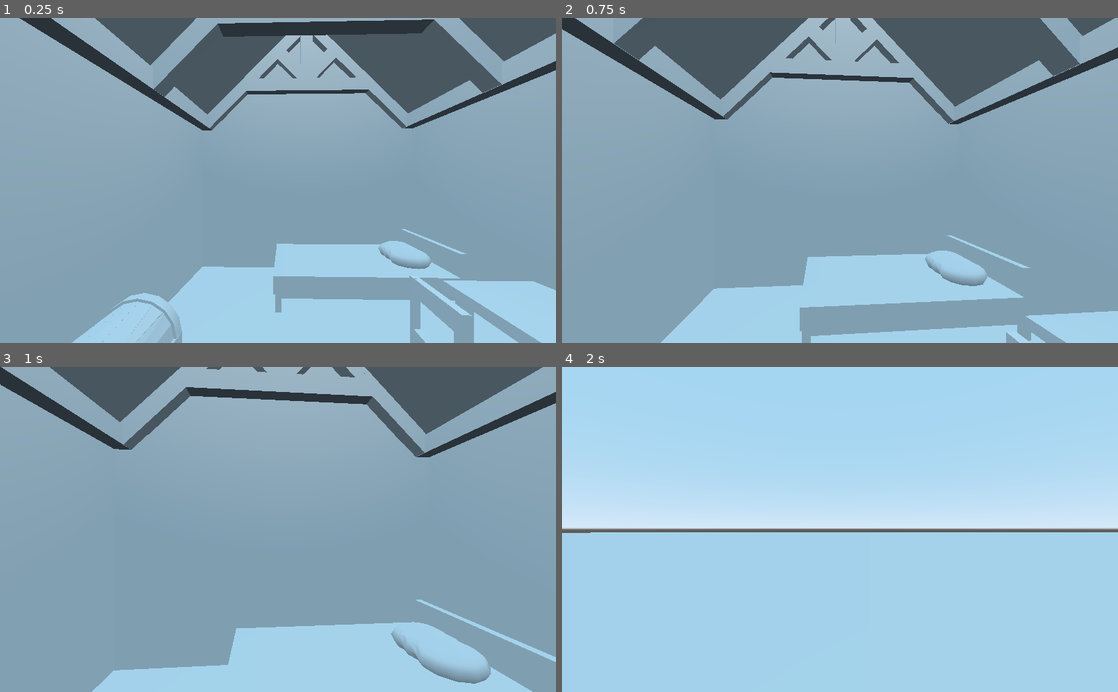
Above: before the commit, frames 1-4 (two rows, left to right).
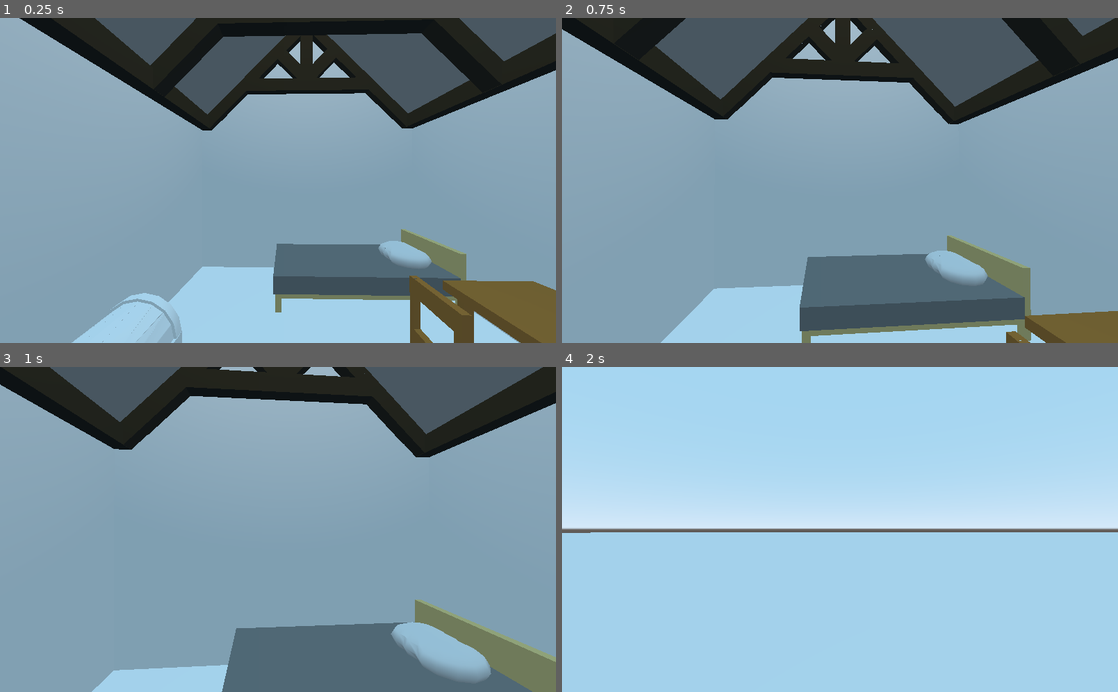
Above: after the commit, the same moments.

Repository: glang/Dungeon-City
Game: Godot game, scene res://City.tscn
The game is run twice, just before and just after one commit, with the same random seed, the same clock (stepped at 60 frames per second) and the same inputs.
Inputs (mouse positions are in pixels of both pictures, inside the frame that each line leads up to):
- Up to frame 1 (0.25 s): no input
- Up to frame 2 (0.75 s): tap Enter at 0.5 s; move the mouse to (867, 180) at 0.52 s; press the mouse at (867, 180) at 0.53 s; hold W (move_forward) from 0.53 s (still down)
- Up to frame 3 (1 s): keep holding W (move_forward)
- Up to frame 4 (2 s): keep holding W (move_forward); move the mouse to (812, 529) at 1.27 s; release the mouse at (812, 529) at 1.28 s; click (812, 529) at 1.35 s

The runs differ from the first frame. In frame 1, 22% of the frame differs, in the area x 3-100%, y 0-100%; in frame 2, 23%, in the area x 0-100%, y 0-100%; in frame 3, 20%; in frame 4, nothing differs.

Commit message:
added some colors to things

Diff:
--- a/City.tscn
+++ b/City.tscn
@@ -1,7 +1,12 @@
-[gd_scene load_steps=5 format=2]
+[gd_scene load_steps=10 format=2]
 
 [ext_resource path="res://Triangle Beams.tscn" type="PackedScene" id=1]
 [ext_resource path="res://Character.tscn" type="PackedScene" id=2]
+[ext_resource path="res://Wood.tres" type="Material" id=3]
+[ext_resource path="res://LightWood.tres" type="Material" id=4]
+[ext_resource path="res://DarkWood.tres" type="Material" id=5]
+[ext_resource path="res://White.tres" type="Material" id=6]
+[ext_resource path="res://Gray.tres" type="Material" id=7]
 
 [sub_resource type="PlaneMesh" id=1]
 
@@ -28,6 +33,7 @@
 
 [node name="Desk" type="CSGCombiner" parent="."]
 transform = Transform( 1, 0, 0, 0, 1, 0, 0, 0, 1, 0, 0.322292, -2.59412 )
+material_override = ExtResource( 3 )
 
 [node name="Tabletop" type="CSGBox" parent="Desk"]
 transform = Transform( 1, 0, 0, 0, 1, 0, 0, 0, 1, 0.00547469, 0.330021, -0.00364995 )
@@ -66,56 +72,66 @@
 width = 1.3
 height = 0.05
 depth = 2.1
+material = ExtResource( 4 )
 
 [node name="Matress" type="CSGBox" parent="Bed"]
 transform = Transform( 1, 0, 0, 0, 1, 0, 0, 0, 1, 4.76837e-07, 0.127416, -0.0462984 )
 width = 1.32
 height = 0.2
 depth = 2.05
+material = ExtResource( 7 )
 
 [node name="Bedboard" type="CSGBox" parent="Bed"]
 transform = Transform( 1, 0, 0, 0, 1, 0, 0, 0, 1, 0, 0.241147, 1.01435 )
 width = 1.3
 height = 0.5
 depth = 0.07
+material = ExtResource( 4 )
 
 [node name="Leg1" type="CSGBox" parent="Bed"]
 transform = Transform( 1, 0, 0, 0, 1, 0, 0, 0, 1, -0.613789, -0.0799153, -1.01531 )
 width = 0.07
 height = 0.2
 depth = 0.07
+material = ExtResource( 4 )
 
 [node name="Leg2" type="CSGBox" parent="Bed"]
 transform = Transform( 1, 0, 0, 0, 1, 0, 0, 0, 1, 0.613514, -0.0799153, -1.01531 )
 width = 0.07
 height = 0.2
 depth = 0.07
+material = ExtResource( 4 )
 
 [node name="Leg3" type="CSGBox" parent="Bed"]
 transform = Transform( 1, 0, 0, 0, 1, 0, 0, 0, 1, 0.615216, -0.0799153, 1.01509 )
 width = 0.07
 height = 0.2
 depth = 0.07
+material = ExtResource( 4 )
 
 [node name="Leg4" type="CSGBox" parent="Bed"]
 transform = Transform( 1, 0, 0, 0, 1, 0, 0, 0, 1, -0.614777, -0.0799153, 1.01478 )
 width = 0.07
 height = 0.2
 depth = 0.07
+material = ExtResource( 4 )
 
 [node name="Pillow" type="CSGCombiner" parent="Bed"]
 
 [node name="CSGSphere" type="CSGSphere" parent="Bed/Pillow"]
 transform = Transform( 1, 0, 0, 0, 0.501728, 0, 0, 0, 1, 0.137872, 0.285849, 0.672915 )
 radius = 0.25
+material = ExtResource( 6 )
 
 [node name="CSGSphere2" type="CSGSphere" parent="Bed/Pillow"]
 transform = Transform( 1, 0, 0, 0, 0.5, 0, 0, 0, 1, 0.00268722, 0.285849, 0.672915 )
 radius = 0.25
+material = ExtResource( 6 )
 
 [node name="CSGSphere3" type="CSGSphere" parent="Bed/Pillow"]
 transform = Transform( 1, 0, 0, 0, 0.5, 0, 0, 0, 1, -0.184349, 0.285849, 0.672915 )
 radius = 0.25
+material = ExtResource( 6 )
 
 [node name="Lamp" type="CSGCombiner" parent="."]
 transform = Transform( 1, 0, 0, 0, 1, 0, 0, 0, 1, 1.50213, 0, -2.61439 )
@@ -150,6 +166,7 @@
 
 [node name="Chair" type="CSGCombiner" parent="."]
 transform = Transform( 1, 0, 0, 0, 1, 0, 0, 0, 1, 0, -0.157089, -2.00821 )
+material_override = ExtResource( 3 )
 
 [node name="Seat" type="CSGBox" parent="Chair"]
 transform = Transform( 1, 0, 0, 0, 1, 0, 0, 0, 1, 0, 0.570792, 0 )
@@ -295,28 +312,29 @@
 height = 0.3
 depth = 0.54
 
-[node name="House" type="CSGCombiner" parent="."]
+[node name="Misc beams" type="CSGCombiner" parent="."]
 transform = Transform( 1, 0, 0, 0, 1, 0, 0, 0, 1, 0, 0, -1.5784 )
-
-[node name="Left side beam" type="CSGBox" parent="House"]
+material_override = ExtResource( 5 )
+
+[node name="Left side beam" type="CSGBox" parent="Misc beams"]
 transform = Transform( 1, 0, 0, 0, 1, 0, 0, 0, 1, 0.133953, 2.43761, 1.9158 )
 width = 5.74276
 height = 0.2
 depth = 0.2
 
-[node name="Right side beam" type="CSGBox" parent="House"]
+[node name="Right side beam" type="CSGBox" parent="Misc beams"]
 transform = Transform( 1, 0, 0, 0, 1, 0, 0, 0, 1, 0.133953, 2.44325, -1.48607 )
 width = 5.74276
 height = 0.2
 depth = 0.2
 
-[node name="front beam" type="CSGBox" parent="House"]
+[node name="front beam" type="CSGBox" parent="Misc beams"]
 transform = Transform( -1.62921e-07, 0, 1, 0, 1, 0, -1, 0, -1.62921e-07, 3.22478, 2.42218, 0.200765 )
 width = 3.77618
 height = 0.2
 depth = 0.2
 
-[node name="back beam" type="CSGBox" parent="House"]
+[node name="back beam" type="CSGBox" parent="Misc beams"]
 transform = Transform( -1.62921e-07, 0, 1, 0, 1, 0, -1, 0, -1.62921e-07, -2.96767, 2.42218, 0.200767 )
 width = 3.77618
 height = 0.2
@@ -384,7 +402,7 @@
 transform = Transform( 0.4, 0, 0, 0, 1, 0, 0, 0, 1, -1.03244, 3.04624, -1.3662 )
 
 [node name="Triangle Beams4" parent="." instance=ExtResource( 1 )]
-transform = Transform( 0.4, 0, 0, 0, 1, 0, 0, 0, 1, 0.815106, 3.04624, -1.3662 )
+transform = Transform( 0.4, 0, 0, 0, 1, 0, 0, 0, 1, 0.92399, 3.04624, -1.3662 )
 
 [node name="Character" parent="." instance=ExtResource( 2 )]
 transform = Transform( -0.0273285, 0, 0.999627, 0, 1, 0, -0.999627, 0, -0.0273285, 1.22369, 0.90986, -0.998776 )
--- /dev/null
+++ b/DarkWood.tres
@@ -0,0 +1,4 @@
+[gd_resource type="SpatialMaterial" format=2]
+
+[resource]
+albedo_color = Color( 0.223529, 0.176471, 0.0862745, 1 )
--- /dev/null
+++ b/Gray.tres
@@ -0,0 +1,4 @@
+[gd_resource type="SpatialMaterial" format=2]
+
+[resource]
+albedo_color = Color( 0.494118, 0.494118, 0.494118, 1 )
--- /dev/null
+++ b/LightWood.tres
@@ -0,0 +1,4 @@
+[gd_resource type="SpatialMaterial" format=2]
+
+[resource]
+albedo_color = Color( 0.87451, 0.772549, 0.509804, 1 )
--- a/Triangle Beams.tscn
+++ b/Triangle Beams.tscn
@@ -1,6 +1,9 @@
-[gd_scene format=2]
+[gd_scene load_steps=2 format=2]
+
+[ext_resource path="res://DarkWood.tres" type="Material" id=1]
 
 [node name="Triangle Beams" type="CSGCombiner"]
+material_override = ExtResource( 1 )
 
 [node name="Left front wall beam" type="CSGBox" parent="."]
 transform = Transform( 1, 0, 0, 0, 0.707107, 0.707107, 0, -0.707107, 0.707107, 0, 0.228158, 0.804386 )
--- /dev/null
+++ b/White.tres
@@ -0,0 +1,4 @@
+[gd_resource type="SpatialMaterial" format=2]
+
+[resource]
+albedo_color = Color( 0.909804, 0.909804, 0.909804, 1 )
--- /dev/null
+++ b/Wood.tres
@@ -0,0 +1,4 @@
+[gd_resource type="SpatialMaterial" format=2]
+
+[resource]
+albedo_color = Color( 0.67451, 0.45098, 0.188235, 1 )
